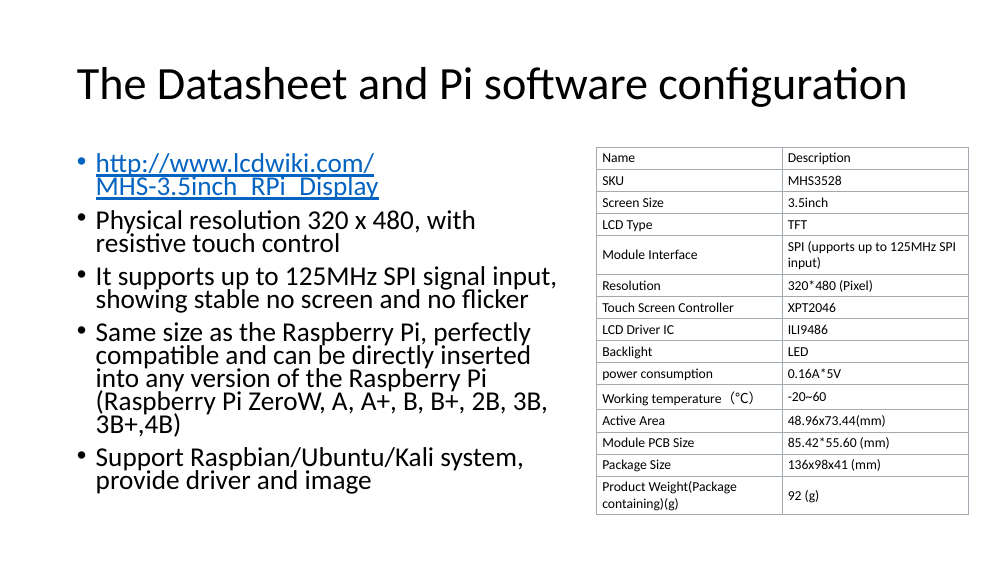
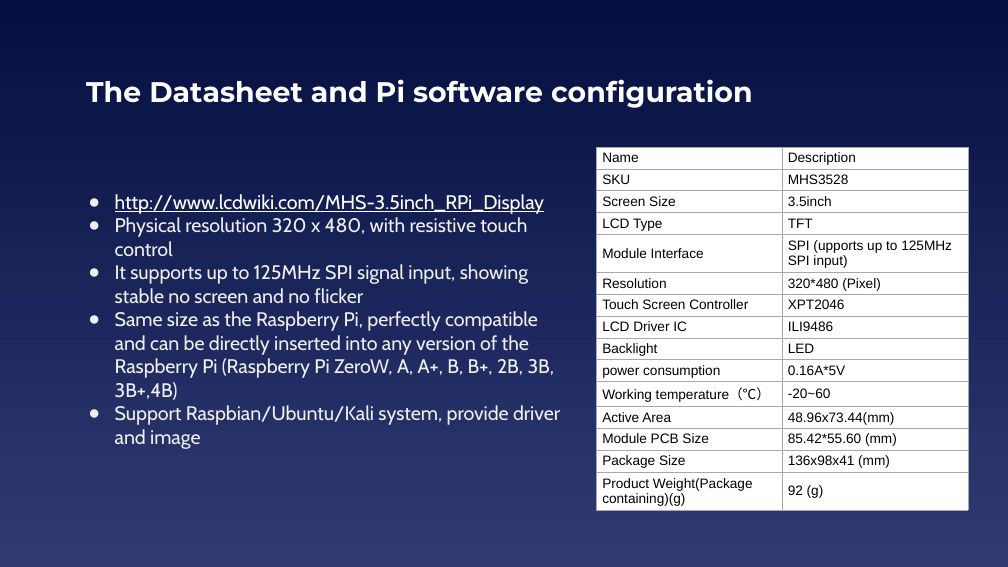
Before and after one commit to EELabMan/RPi-Touch-Display, a slide deck: slide 3 of Raspberry Pi TouchScreen Displays.pptx (slide 2 before the commit). Drawn at 1008x567 pixels with LibreOffice and Linux fonts; fonts in the diff are those of the drawing. Boxes give left, top, right and bottom in pixels: in the first picture for what was removed or moved away, otherwise in the second. Text is boxed around its words. In the diff, an @@ line names an element or a change of style, - is before the commit and + after.

```diff
--- a/Raspberry Pi TouchScreen Displays.pptx
+++ b/Raspberry Pi TouchScreen Displays.pptx
@@ background #FFFFFF to gradient #040E41 to #303B72 @@
@@ title "The Datasheet and Pi software ...": place and size @@
-title "The Datasheet and Pi software ..." at (77,67,907,107)
+title "The Datasheet and Pi software ..." at (86,79,753,108)
@@ title "The Datasheet and Pi software ..." at (86,79,753,108): size 44 to 27 pt, font Calibri to Montserrat, text colour #000000 to #FFFFFF, bold on; line spacing 0.9 to 1 @@
@@ table at (597,147,967,510) @@
@@ font Calibri to Arial @@
@@ text "http://www.lcdwiki.com/MHS-3.5inch_RPi_Display" at (115,194,560,449): size 25.9 to 18.7 pt, font Calibri to Cabin; text colour #0563C1 to #FFFFFF in "http://www.lcdwiki.com/MHS-3.5inch_RPi_Display"; text colour #000000 to #EFEFEF in "Physical resolution 320 x 480, with resistive ...", "It supports up to 125MHz SPI signal ...", "Same size as the Raspberry Pi, perfectly ...", "Support Raspbian/Ubuntu/Kali system, provide driver and imag ..."; bullet • to ●; line spacing 0.7 to 1; less space between paragraphs; vertical alignment top to middle @@
```
Also in this commit, not shown: 15 other slides changed, 7 slides added, 6 slides removed, 1 other file.
